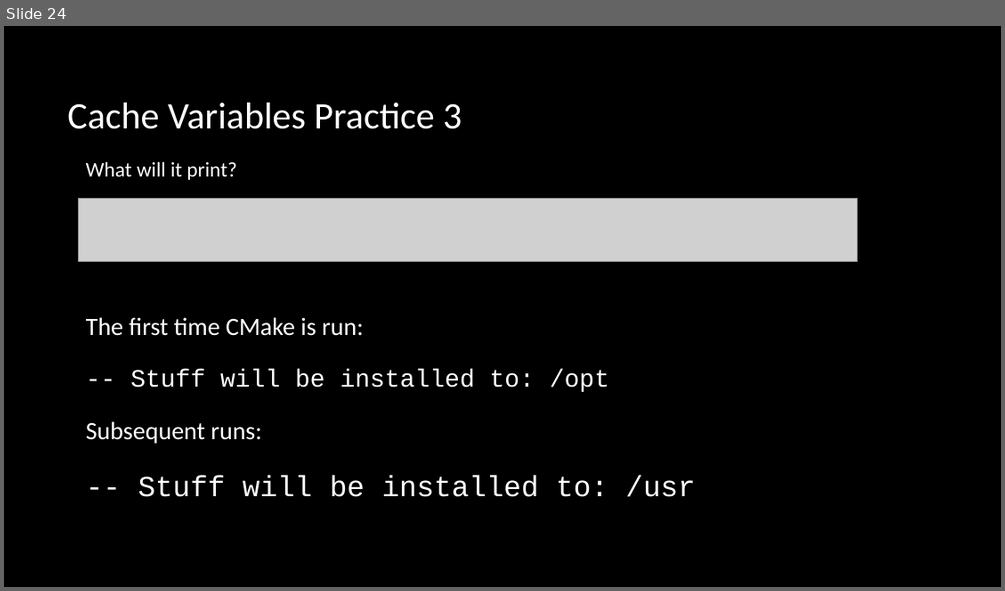
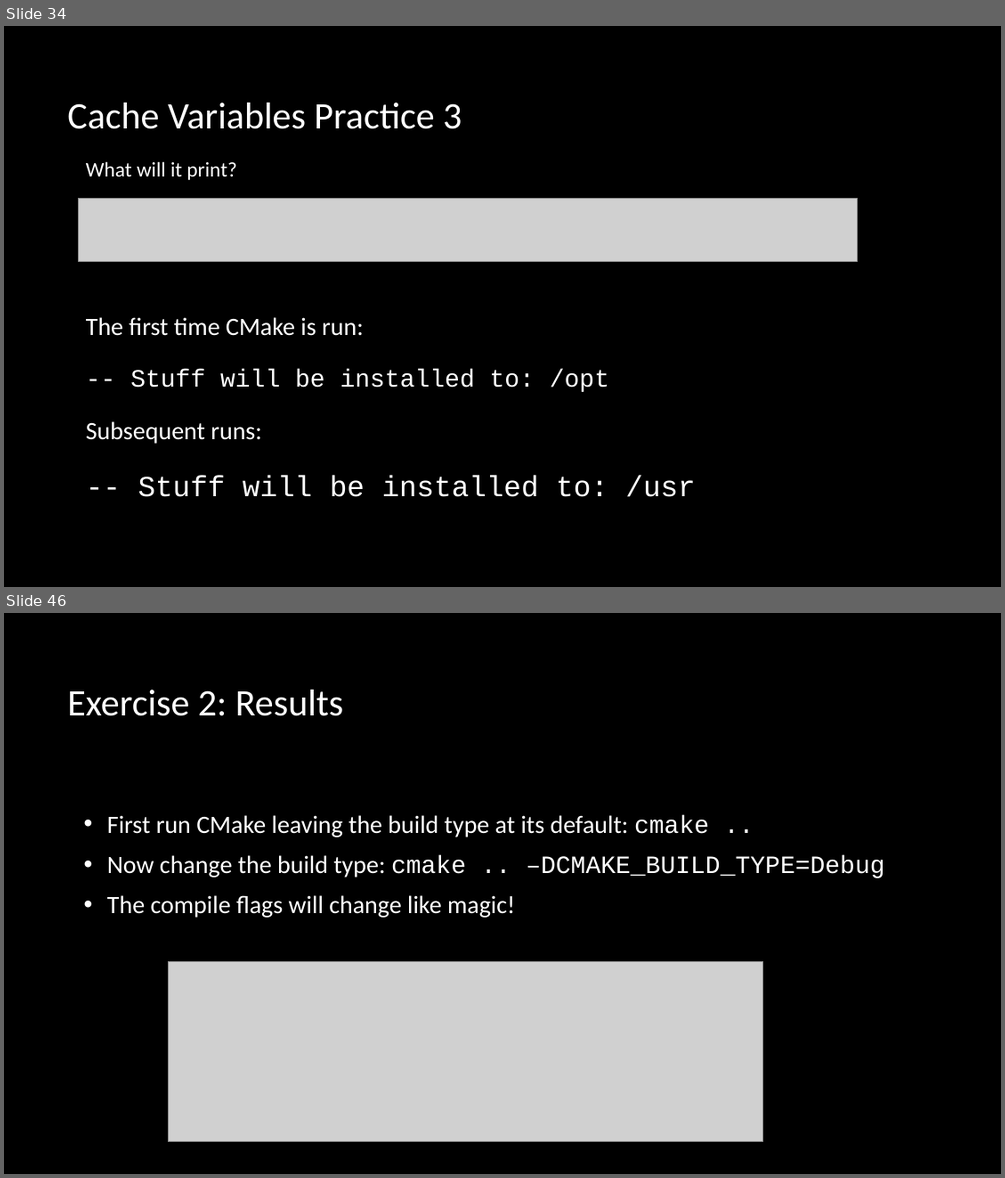
Before and after one commit to multiplemonomials/CMakeTraining, a slide deck: Session 2 - More Advanced CMake.pptx. Shown one above the other, each under a label of ours: slide 24 before the commit, slides 34 and 46 after it; the slides between them are not shown. The pictures are 1005x591 and 1005x1178 pixels, drawn with LibreOffice and Linux fonts; fonts in the diff are those of the drawing; grey boxes stand for pictures; background and template pictures are left out. Boxes give left, top, right and bottom in pixels: in the first picture for what was removed or moved away, otherwise in the second. Text is boxed around its words. In the diff, an @@ line names an element or a change of style, - is before the commit and + after.

```diff
--- a/Session 2 - More Advanced CMake.pptx
+++ b/Session 2 - More Advanced CMake.pptx
@@ slide 46 added at [4, 613, 1001, 1174], background picture (left out) @@
@@ title added at [67, 690, 343, 716], 36 pt, text #FFFFFF @@
+Exercise 2: Results
@@ text added at [107, 815, 884, 917], 24 pt, text #FFFFFF @@
+• First run CMake leaving the build type at its default: cmake ..
+• Now change the build type: cmake .. –DCMAKE_BUILD_TYPE=Debug
+• The compile flags will change like magic!
@@ picture added at [169, 962, 763, 1143] @@
@@ what was slide 24 is now slide 34 @@
```
Also in this commit, not shown: 4 slides changed, 23 other slides added, 1 slide removed, 4 other files.
